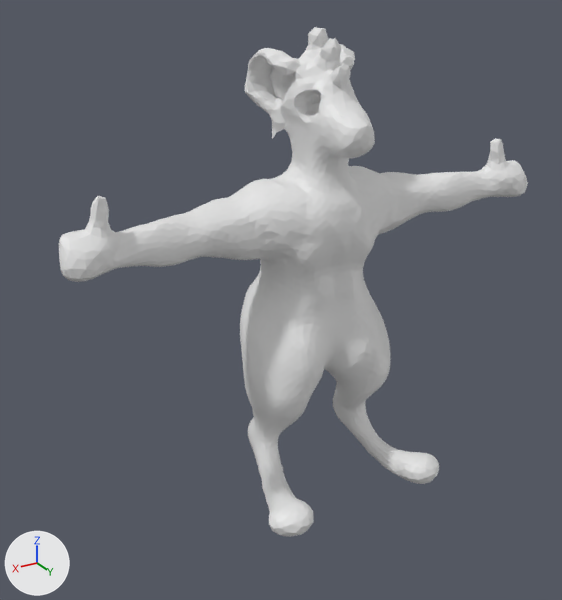
Renders of the Blender file Art/PC/PC2.blend from each side of a commit.
One viewpoint serves both versions: a camera (50 mm lens) standing at (2.87, 4.42, 3.67) and looking at (0.35, 0.21, 1.56). Lighting does not change. The marker at lower left points along +X, +Y and +Z.

Before the edit, the objects in view are built like this:
```python
me_sphere = bpy.data.meshes.new('Sphere')
me_sphere.from_pydata(...)  # 5749 vertices, 11494 faces; spans x -5.41..5.41, y -1.29..2.48, z -6.04..3.69
ob_sphere = bpy.data.objects.new('Sphere', me_sphere)
ob_sphere.location = (0.0, 0.038, 2.066)
ob_sphere.scale = (0.337, 0.337, 0.337)
```
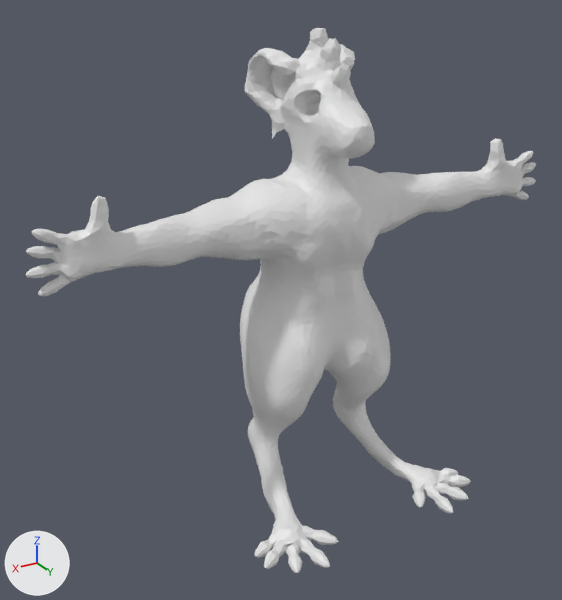
Location of each change, (x1, y1, x2, y2) in pixels of the pictures (562 x 600 px; the box of a moved part takes in the faces that stretch with it):
'Sphere', reshaped (9% wider, 7% taller)
    before: (59, 27, 528, 537)
    after: (26, 28, 536, 573)
part 1 of me_sphere, added
    after: (511, 190, 529, 200)
part 2 of me_sphere, added
    after: (38, 275, 70, 296)
part 3 of me_sphere, moved or reshaped
    before: (258, 435, 439, 537)
    after: (255, 435, 471, 573)
part 4 of me_sphere, built on
    before: (478, 160, 528, 197)
    after: (478, 151, 536, 197)
part 5 of me_sphere, built on
    before: (59, 223, 138, 282)
    after: (26, 223, 138, 283)

The change, as a list of edits to the scene's bpy script:
```text
Change me_sphere:
    used by ob_sphere; location = (0.0, 0.038, 2.066); scale = (0.337, 0.337, 0.337)
    remove me_sphere.from_pydata(...)  # 5749 vertices, 11494 faces; spans x -5.41..5.41, y -1.29..2.48, z -6.04..3.69
    add me_sphere.from_pydata(...)  # 6355 vertices, 12688 faces; spans x -5.97..5.97, y -1.29..3.29, z -6.19..3.68
    me_sphere part 1: a new loose piece of 43 vertices spanning x -5.8..-5.08, y 0.45..0.67, z -0.38..-0.03
    me_sphere part 2: a new loose piece of 43 vertices spanning x 5.08..5.8, y 0.45..0.67, z -0.38..-0.03
    me_sphere part 3: 96 vertices moved from x -1.72..1.72, y 0.59..1.73, z -6.02..-5.42 to x -1.68..1.68, y 0.59..1.75, z -6.13..-5.43; 300 vertices removed from x -2.18..2.18, y 0.34..2.48, z -6.04..-5.32; 578 vertices added at x -2.68..2.68, y 0.36..3.29, z -6.19..-5.61
    me_sphere part 4: 29 vertices moved from x -5.23..-4.22, y 0.36..0.91, z -0.15..0.62 to x -5.25..-4.22, y 0.34..0.73, z -0.13..0.61; 61 vertices removed from x -5.41..-4.54, y 0.41..1.02, z -0.18..0.61; 157 vertices added at x -5.97..-4.54, y 0.39..0.74, z -0.18..0.8
    me_sphere part 5: 29 vertices moved from x 4.22..5.23, y 0.36..0.91, z -0.15..0.62 to x 4.22..5.25, y 0.34..0.73, z -0.13..0.61; 61 vertices removed from x 4.54..5.41, y 0.41..1.02, z -0.18..0.61; 157 vertices added at x 4.54..5.97, y 0.39..0.74, z -0.18..0.8
```
